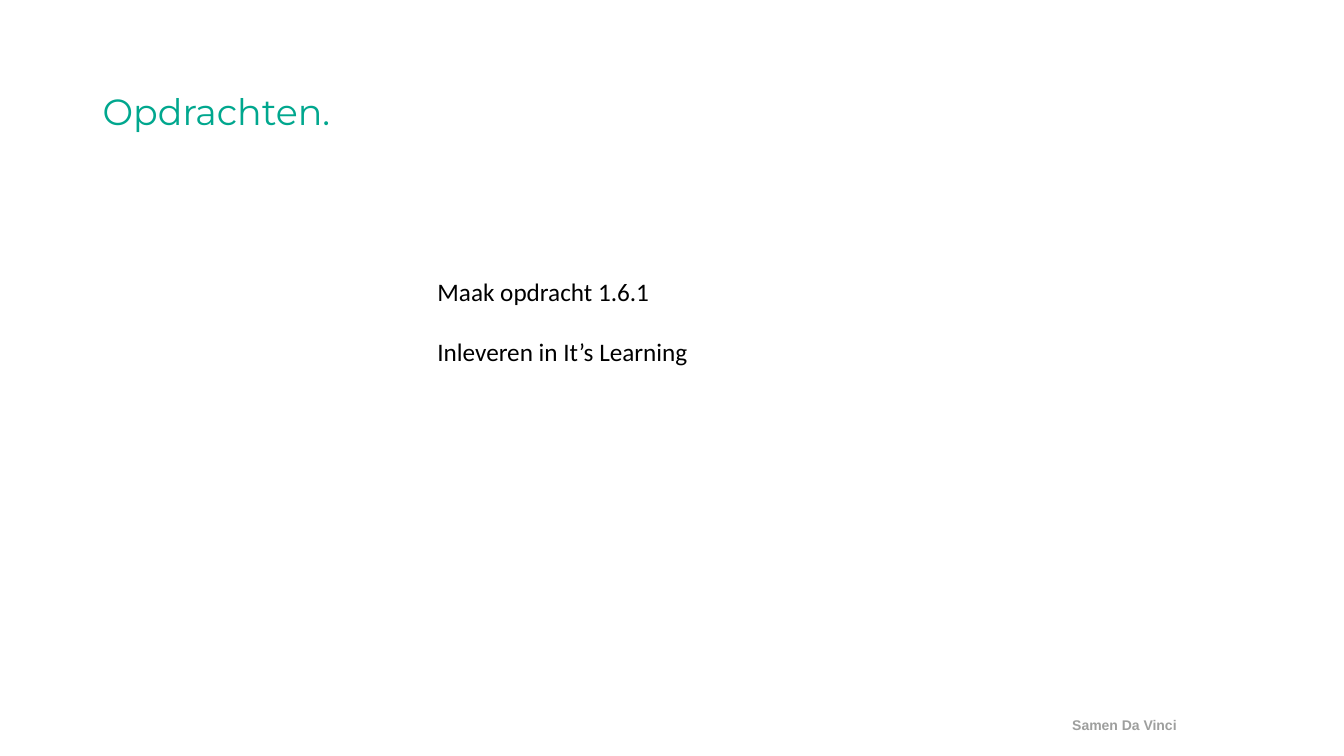
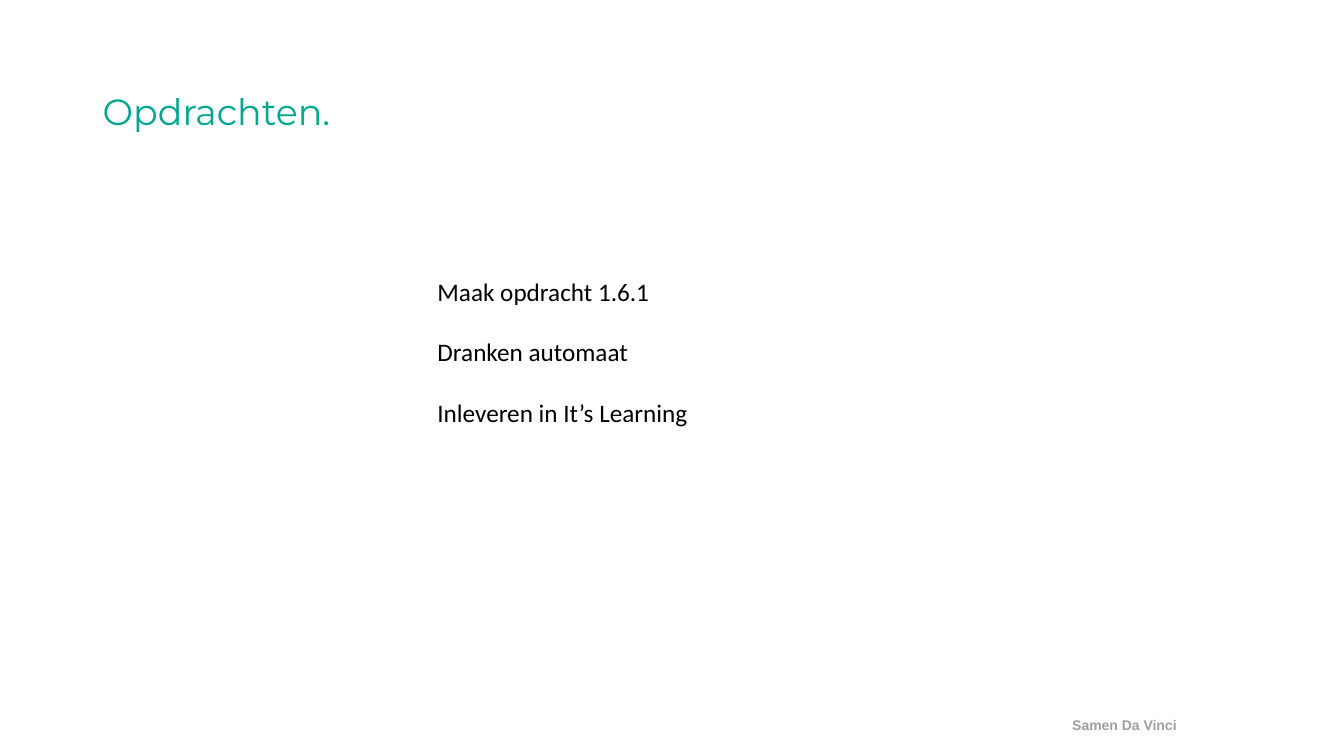
Before and after one commit to ArjanKam/Onderwijs, a slide deck: slide 22 of L01P01 - Smartlab IOT - Flowcharts - Edublocks/L01P01 - Week 01 - Flowcharts/L01P01 - Week 01 - Les1 - Stroomdiagram.pptx. Drawn at 1344x756 pixels with LibreOffice and Linux fonts; fonts in the diff are those of the drawing; background and template pictures are left out. Boxes give left, top, right and bottom in pixels: in the first picture for what was removed or moved away, otherwise in the second. Text is boxed around its words. In the diff, an @@ line names an element or a change of style, - is before the commit and + after.

```diff
--- a/L01P01 - Smartlab IOT - Flowcharts - Edublocks/L01P01 - Week 01 - Flowcharts/L01P01 - Week 01 - Les1 - Stroomdiagram.pptx
+++ b/L01P01 - Smartlab IOT - Flowcharts - Edublocks/L01P01 - Week 01 - Flowcharts/L01P01 - Week 01 - Les1 - Stroomdiagram.pptx
@@ text at box(437, 343, 628, 362): paragraph added @@
+Dranken automaat
```
Also in this commit, not shown: 1 other file.
